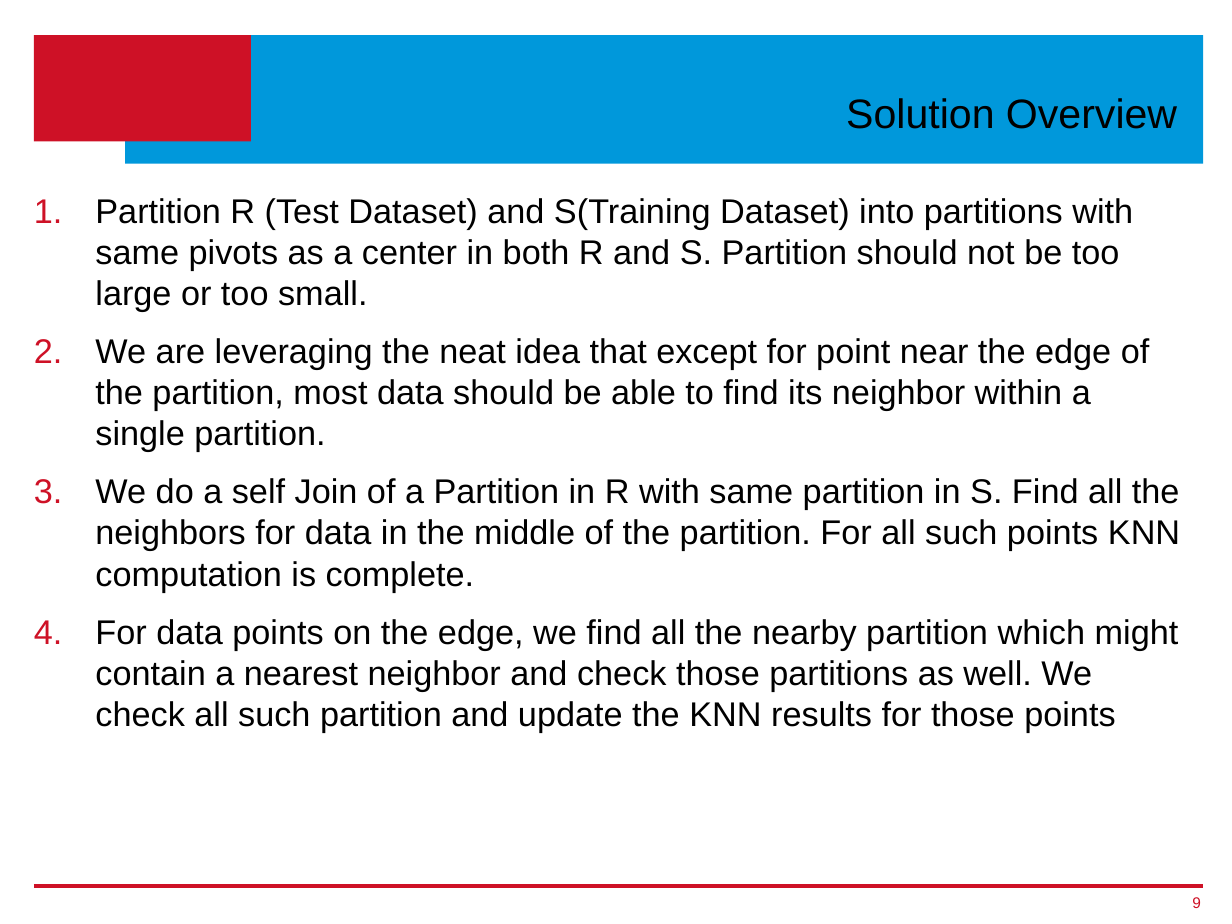
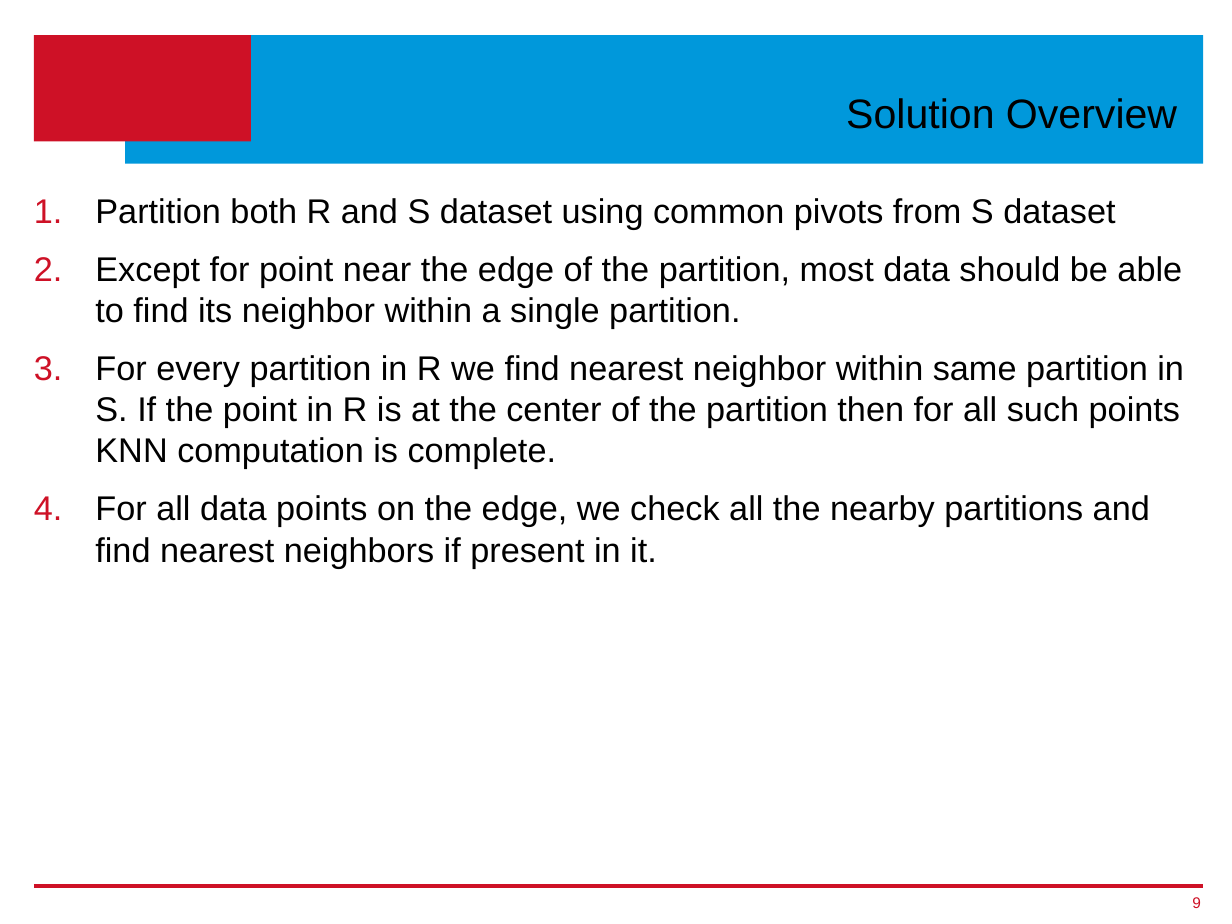
Before and after one commit to ageekymonk/syduni_ms_report, a slide deck: slide 9 of Thesis-Presentation_v1.pptx. Drawn at 1232x924 pixels with LibreOffice and Linux fonts; fonts in the diff are those of the drawing; background and template pictures are left out. Boxes give left, top, right and bottom in pixels: in the first picture for what was removed or moved away, otherwise in the second. Text is boxed around its words. In the diff, an @@ line names an element or a change of style, - is before the commit and + after.

```diff
--- a/Thesis-Presentation_v1.pptx
+++ b/Thesis-Presentation_v1.pptx
@@ text at (95, 198, 1184, 568): text changed @@
-1. Partition R (Test Dataset) and S(Training Dataset) into partitions with same pivots as a center in both R and S. Partition should not be too large or too small.
-2. We are leveraging the neat idea that except for point near the edge of the partition, most data should be able to find its neighbor within a single partition.
-3. We do a self Join of a Partition in R with same partition in S. Find all the neighbors for data in the middle of the partition. For all such points KNN computation is complete.
-4. For data points on the edge, we find all the nearby partition which might contain a nearest neighbor and check those partitions as well. We check all such partition and update the KNN results for those points
+1. Partition both R and S dataset using common pivots from S dataset
+2. Except for point near the edge of the partition, most data should be able to find its neighbor within a single partition.
+3. For every partition in R we find nearest neighbor within same partition in S. If the point in R is at the center of the partition then for all such points KNN computation is complete.
+4. For all data points on the edge, we check all the nearby partitions and find nearest neighbors if present in it.
```
Also in this commit, not shown: 7 other slides changed, 5 slides added, 3 slides removed, 2 other files.
